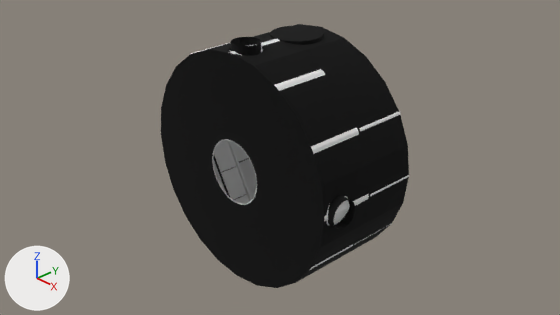
An edit to the Blender file Models/SSPX/sspx-lab-375-1-iva.blend, drawn before and after from the same camera.
One viewpoint serves both versions: the file's camera 'Camera'. Every picture has the same lights, and +X, +Y and +Z are marked at lower left.

The scene before the commit, as lines of its bpy script (objects in view):
```python
me_cylinder = bpy.data.meshes.new('Cylinder')
me_cylinder.from_pydata(...)  # 112 vertices, 93 faces, 6 loose edges; spans x -1.73..1.73, y -0.86..0.81, z -1.73..1.73
me_cylinder008 = bpy.data.meshes.new('Cylinder008')
me_cylinder008.from_pydata(...)  # 108 vertices, 96 faces; spans x -2.12..2.12, y 0.9..0.91, z -2.1..2.1
me_cylinder008.materials.append(mat_sspx_internal_mesh_floor_1_001)  # its picture is missing
me_sciencelabivashell = bpy.data.meshes.new('ScienceLabIVAShell')
me_sciencelabivashell.from_pydata(...)  # 3131 vertices, 2160 faces; spans x -1.82..1.82, y -0.77..0.91, z -1.72..1.82
me_sciencelabivashell.materials.append(mat_sspx_internal_375_1_001)  # its picture is missing
me_scilabwindows = bpy.data.meshes.new('SciLabWindows')
me_scilabwindows.from_pydata(...)  # 120 vertices, 108 faces; spans x -1.78..1.78, y 0.4..0.8, z -0.2..1.78
me_scilabwindows.materials.append(mat_sspx_internal_375_windows_1_001)  # its picture is missing
ob_cylinder008 = bpy.data.objects.new('Cylinder008', me_cylinder008)
ob_cylinder008.parent = ob_sciencelabiva__1
ob_cylinder008.location = (0.0, 0.953, -0.00182)
ob_cylinder008.rotation_euler = (0.0, 0.0, 3.142)  # degrees (0, 0, 180)
ob_cylinder008.scale = (0.84, 1.0, 0.84)
ob_sciencelabivashell = bpy.data.objects.new('ScienceLabIVAShell', me_sciencelabivashell)
ob_sciencelabivashell.parent = ob_sciencelabiva__1
ob_sciencelabivashell.location = (0.0, -0.0499, -0.00182)
ob_scilabwindows = bpy.data.objects.new('SciLabWindows', me_scilabwindows)
ob_scilabwindows.parent = ob_375msciencelab
ob_scilabwindows.location = (0.0, 0.0, 0.0)
ob_scilabwindows.rotation_euler = (-3.142, 0.0, 0.0)  # degrees (-180, 0, 0)
ob_shellcollider = bpy.data.objects.new('shellCollider', me_cylinder)
ob_shellcollider.parent = ob_freeiva
ob_shellcollider.location = (0.0, 0.0, 0.0)
```
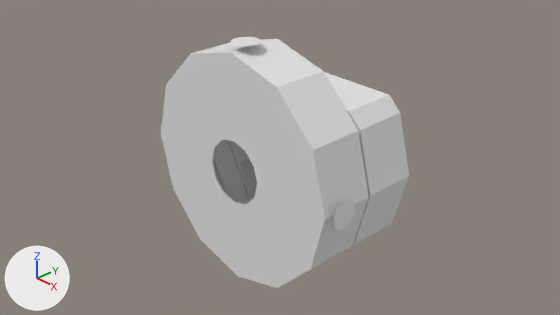
Patch to the scene script:
```diff
--- a/Models/SSPX/sspx-lab-375-1-iva.blend.py
+++ b/Models/SSPX/sspx-lab-375-1-iva.blend.py
@@ mat_material @@
+mat_material = principled_material('Material')
+mat_material.base_color = (0.8, 0.8, 0.8)  # white #e7e7e7
@@ me_sciencelabivashell_002 @@
+me_sciencelabivashell_002.from_pydata(...)  # 60 vertices, 3 faces; spans x -1.82..1.82, y 0.45..0.85, z -0.2..1.82
+me_sciencelabivashell_002.materials.append(mat_material)  # white #e7e7e7
@@ ob_cylinder008 @@
-ob_cylinder008 = bpy.data.objects.new('Cylinder008', me_cylinder008)
-ob_cylinder008.parent = ob_sciencelabiva__1
-ob_cylinder008.location = (0.0, 0.953, -0.00182)
-ob_cylinder008.rotation_euler = (0.0, 0.0, 3.142)  # degrees (0, 0, 180)
-ob_cylinder008.scale = (0.84, 1.0, 0.84)
@@ ob_sciencelabivashell @@
-ob_sciencelabivashell = bpy.data.objects.new('ScienceLabIVAShell', me_sciencelabivashell)
-ob_sciencelabivashell.parent = ob_sciencelabiva__1
-ob_sciencelabivashell.location = (0.0, -0.0499, -0.00182)
@@ ob_scilabwindows @@
-ob_scilabwindows = bpy.data.objects.new('SciLabWindows', me_scilabwindows)
-ob_scilabwindows.parent = ob_375msciencelab
-ob_scilabwindows.location = (0.0, 0.0, 0.0)
-ob_scilabwindows.rotation_euler = (-3.142, 0.0, 0.0)  # degrees (-180, 0, 0)
@@ ob_depthmask @@
+ob_depthmask = bpy.data.objects.new('depthMask', me_sciencelabivashell_002)
+ob_depthmask.parent = ob_freeiva
+ob_depthmask.location = (0.0, 0.0499, -0.00182)
+ob_depthmask.rotation_euler = (0.0, 0.0, -3.142)  # degrees (0, 0, -180)
```

Where the change shows, as pixel boxes (x1, y1, x2, y2) in the pictures (560 x 315 px):
'ScienceLabIVAShell', deleted
    before: (161, 24, 409, 288)
'depthMask', added
    after: (161, 37, 355, 229)
'Cylinder008', deleted
    before: (213, 37, 371, 256)
'SciLabWindows', deleted
    before: (331, 197, 353, 228)
'shellCollider', unchanged, uncovered by the edit
    before: (191, 39, 409, 270)
    after: (161, 39, 409, 288)
